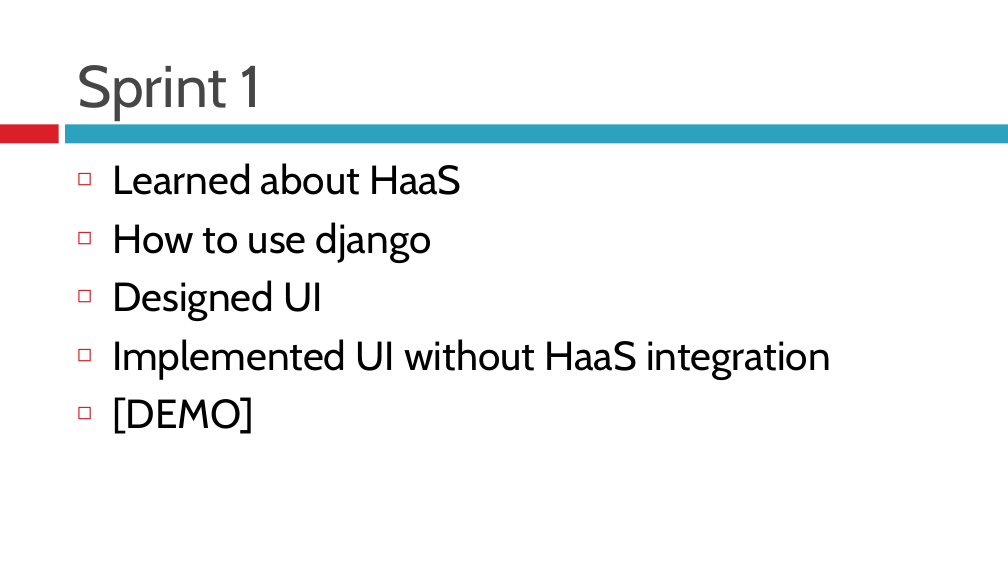
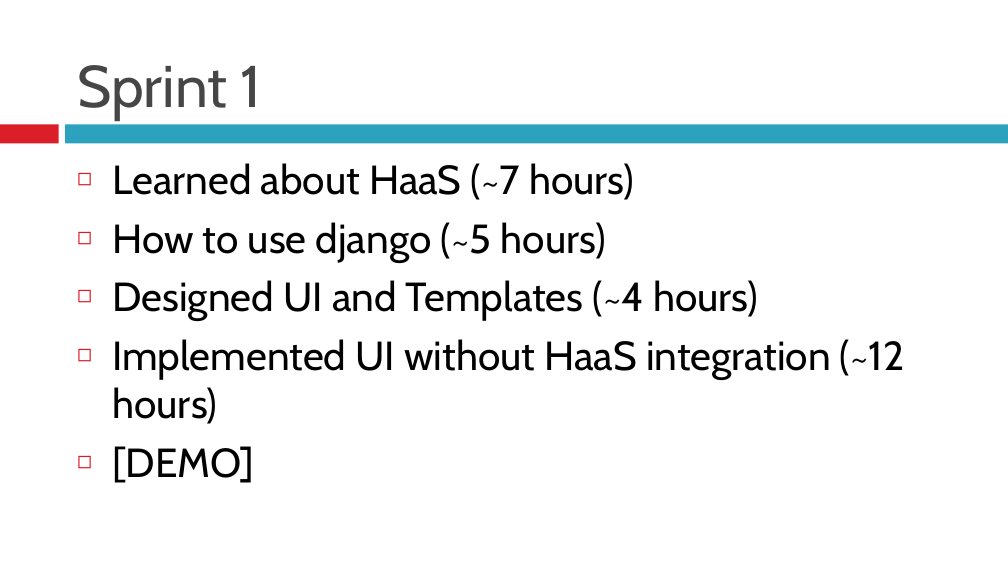
Before and after one commit to BU-EC500-SP15/moc-gui-plugins, a slide deck: slide 6 of Documentation/MOCUIPlugin-Demo1.pptx. Drawn at 1008x567 pixels with LibreOffice and Linux fonts; fonts in the diff are those of the drawing. Boxes give left, top, right and bottom in pixels: in the first picture for what was removed or moved away, otherwise in the second. Text is boxed around its words. In the diff, an @@ line names an element or a change of style, - is before the commit and + after.

```diff
--- a/Documentation/MOCUIPlugin-Demo1.pptx
+++ b/Documentation/MOCUIPlugin-Demo1.pptx
@@ text at (112,163,905,424): text changed @@
-◻ Learned about HaaS
-◻ How to use django
-◻ Designed UI
-◻ Implemented UI without HaaS integration
+◻ Learned about HaaS (~7 hours)
+◻ How to use django (~5 hours)
+◻ Designed UI and Templates (~4 hours)
+◻ Implemented UI without HaaS integration (~12 hours)
```
Also in this commit, not shown: 1 slide removed.
